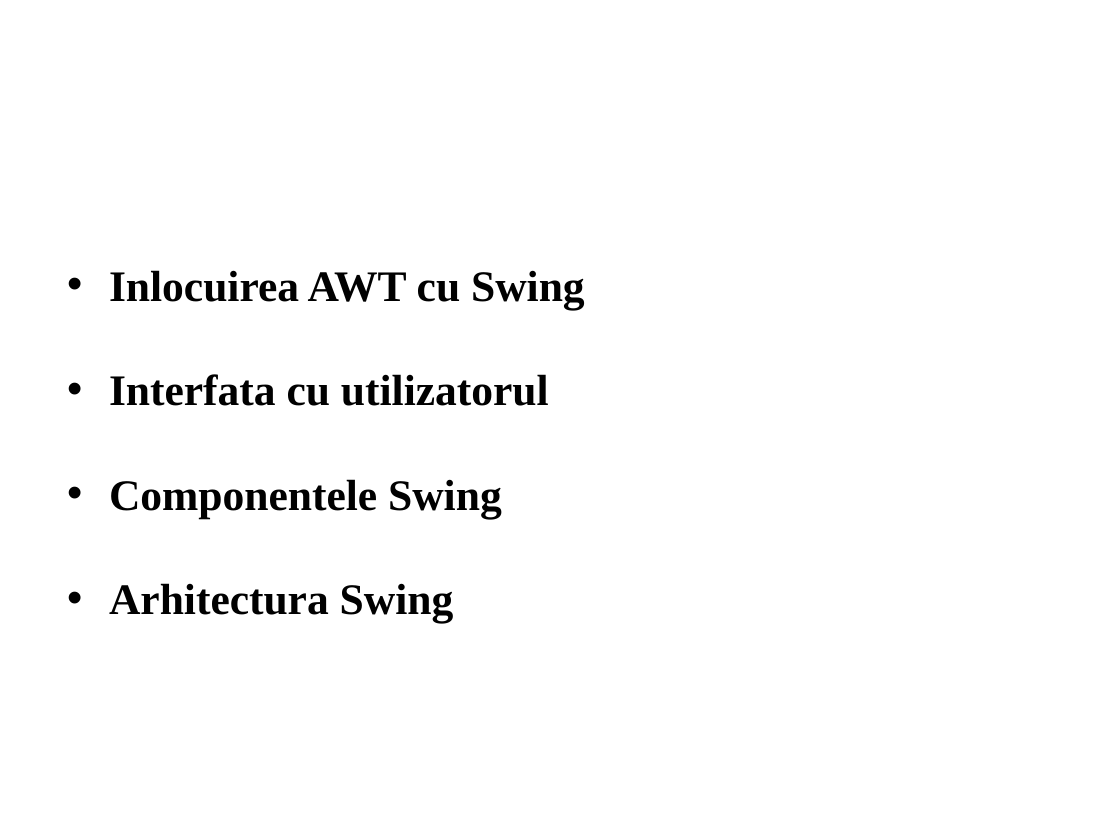
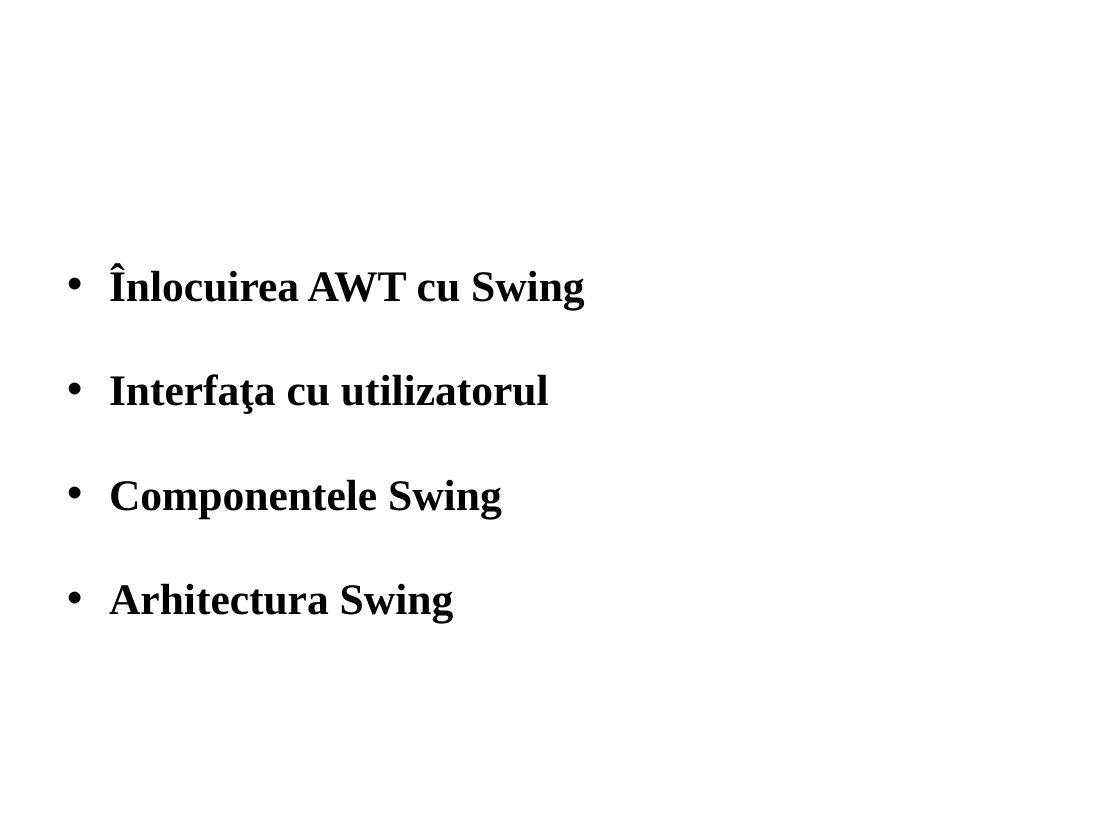
Before and after one commit to A1ex/Speedometer, a slide deck: slide 10 of Office documents/Prezentare Scurta.pptx. Drawn at 1120x840 pixels with LibreOffice and Linux fonts; fonts in the diff are those of the drawing; background and template pictures are left out. Boxes give left, top, right and bottom in pixels: in the first picture for what was removed or moved away, otherwise in the second. Text is boxed around its words. In the diff, an @@ line names an element or a change of style, - is before the commit and + after.

```diff
--- a/Office documents/Prezentare Scurta.pptx
+++ b/Office documents/Prezentare Scurta.pptx
@@ text at (x1=109, y1=266, x2=549, y2=414): text changed @@
-• Inlocuirea AWT cu Swing
-• Interfata cu utilizatorul
+• Înlocuirea AWT cu Swing
+• Interfaţa cu utilizatorul
```
Also in this commit, not shown: 14 other slides changed, 10 other files.
